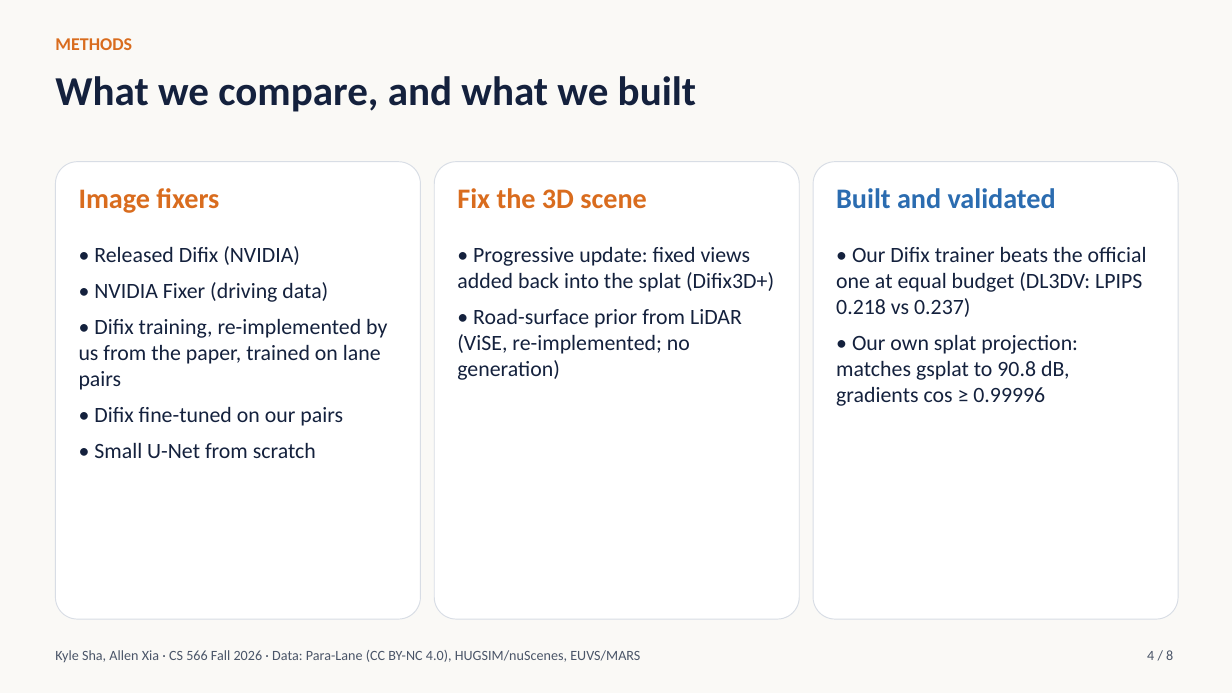
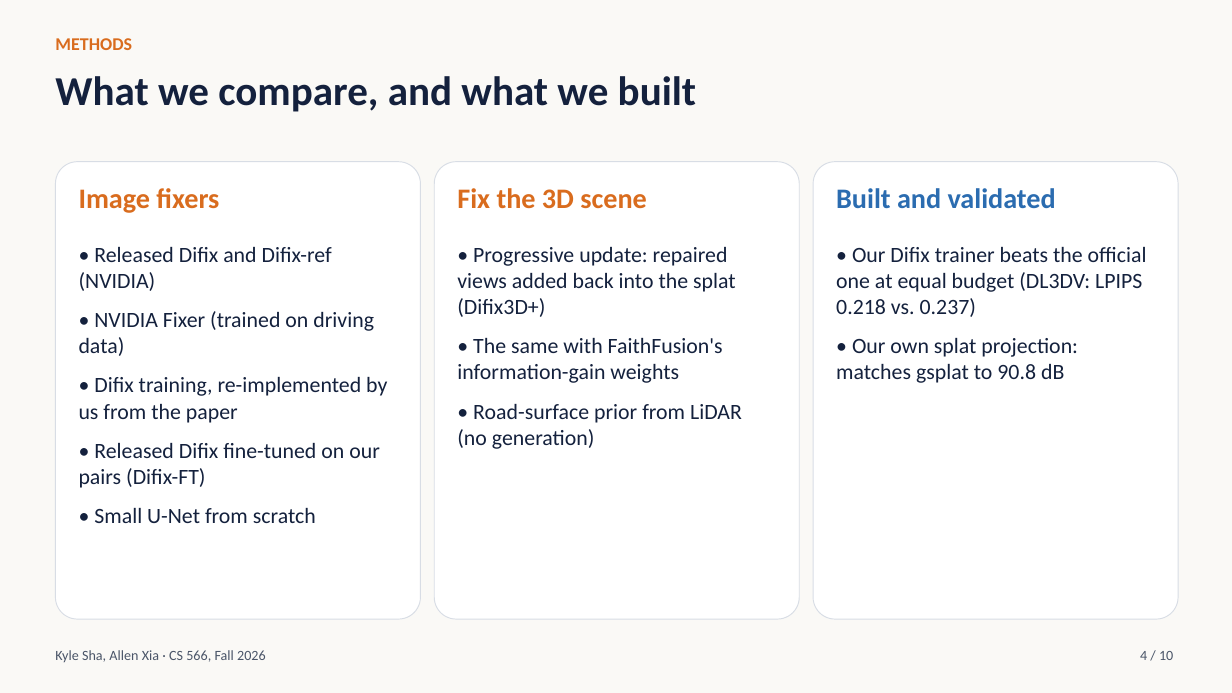
Before and after one commit to ksha23/cs566-drive-sim, a slide deck: slide 4 of docs/cs566_drive_sim_talk.pptx. Drawn at 1232x693 pixels with LibreOffice and Linux fonts; fonts in the diff are those of the drawing. Boxes give left, top, right and bottom in pixels: in the first picture for what was removed or moved away, otherwise in the second. Text is boxed around its words. In the diff, an @@ line names an element or a change of style, - is before the commit and + after.

```diff
--- a/docs/cs566_drive_sim_talk.pptx
+++ b/docs/cs566_drive_sim_talk.pptx
@@ text at box(79, 247, 387, 488): text changed @@
-• Released Difix (NVIDIA)
-• NVIDIA Fixer (driving data)
-• Difix training, re-implemented by us from the paper, trained on lane pairs
-• Difix fine-tuned on our pairs
+• Released Difix and Difix-ref (NVIDIA)
+• NVIDIA Fixer (trained on driving data)
+• Difix training, re-implemented by us from the paper
+• Released Difix fine-tuned on our pairs (Difix-FT)
@@ text at box(457, 247, 742, 449): text changed @@
-• Progressive update: fixed views added back into the splat (Difix3D+)
-• Road-surface prior from LiDAR (ViSE, re-implemented; no generation)
+• Progressive update: repaired views added back into the splat (Difix3D+)
+• The same with FaithFusion's information-gain weights
+• Road-surface prior from LiDAR (no generation)
@@ text at box(836, 247, 1147, 383): text changed @@
-• Our Difix trainer beats the official one at equal budget (DL3DV: LPIPS 0.218 vs 0.237)
-• Our own splat projection: matches gsplat to 90.8 dB, gradients cos ≥ 0.99996
+• Our Difix trainer beats the official one at equal budget (DL3DV: LPIPS 0.218 vs. 0.237)
+• Our own splat projection: matches gsplat to 90.8 dB
@@ text at box(94, 508, 316, 523): more space between paragraphs @@
@@ text at box(55, 650, 266, 662): text changed @@
-Kyle Sha, Allen Xia · CS 566 Fall 2026 · Data: Para-Lane (CC BY-NC 4.0), HUGSIM/nuScenes, EUVS/MARS
+Kyle Sha, Allen Xia · CS 566, Fall 2026
@@ text at box(1140, 651, 1173, 660): text changed @@
-4 / 8
+4 / 10
```
Also in this commit, not shown: 7 other slides changed, 2 slides added, 3 other files.
